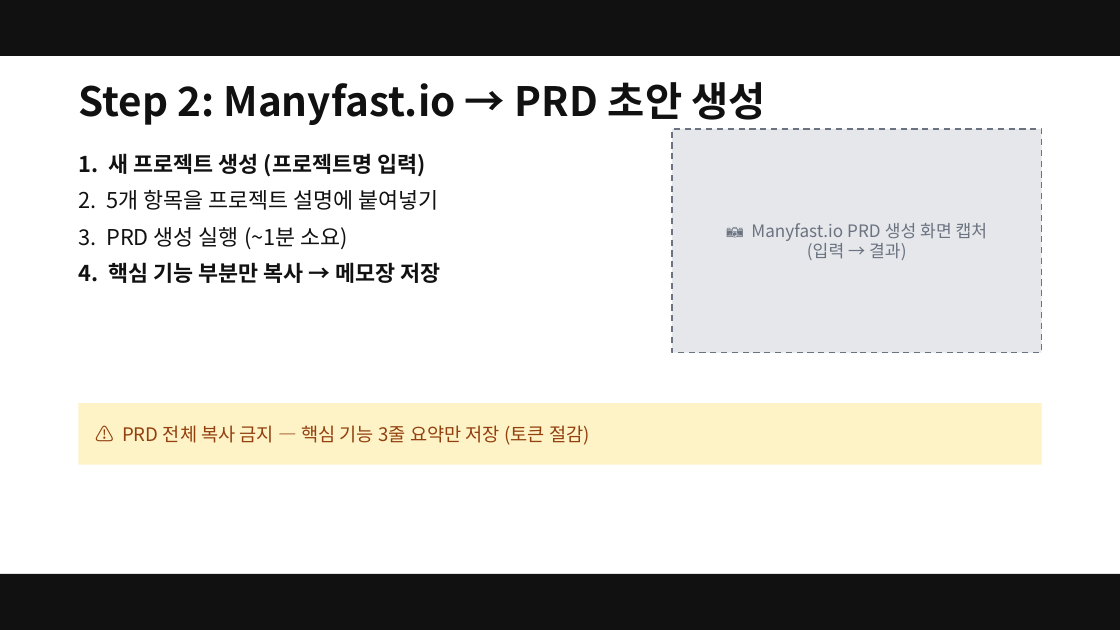
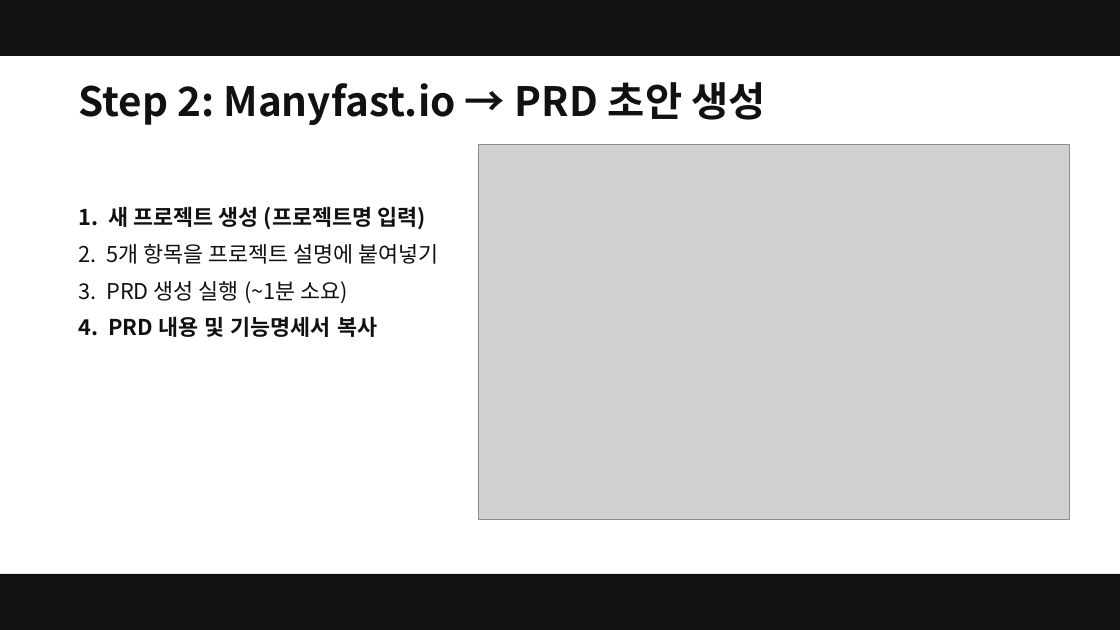
Before and after one commit to smilesjcha/ai-native-pm, a slide deck: slide 28 of projects/26Q2_Fastcampus-Lecture/assets/pptx/ai-native-pm-lecture-v02-20260519.pptx. Drawn at 1120x630 pixels with LibreOffice and Linux fonts; fonts in the diff are those of the drawing; grey boxes stand for pictures. Boxes give left, top, right and bottom in pixels: in the first picture for what was removed or moved away, otherwise in the second. Text is boxed around its words. In the diff, an @@ line names an element or a change of style, - is before the commit and + after.

```diff
--- a/projects/26Q2_Fastcampus-Lecture/assets/pptx/ai-native-pm-lecture-v02-20260519.pptx
+++ b/projects/26Q2_Fastcampus-Lecture/assets/pptx/ai-native-pm-lecture-v02-20260519.pptx
@@ picture added at [478,144,1070,520] @@
@@ rectangle removed at [672,129,1042,353] @@
@@ text "1. 새 프로젝트 생성 (프로젝트명 ...": place and size @@
-text "1. 새 프로젝트 생성 (프로젝트명 ..." at [78,153,441,283]
+text "1. 새 프로젝트 생성 (프로젝트명 ..." at [78,206,439,337]
@@ text removed at [751,223,988,260] @@
-📷 Manyfast.io PRD 생성 화면 캡처
-(입력 → 결과)
@@ text at [78,316,377,337]: text changed @@
-4. 핵심 기능 부분만 복사 → 메모장 저장
+4. PRD 내용 및 기능명세서 복사
@@ rectangle removed at [78,403,1042,465] @@
@@ text removed at [122,425,590,445] @@
-⚠️ PRD 전체 복사 금지 — 핵심 기능 3줄 요약만 저장 (토큰 절감)
```
Also in this commit, not shown: 31 other slides changed, 1 slide added, 1 other file.
